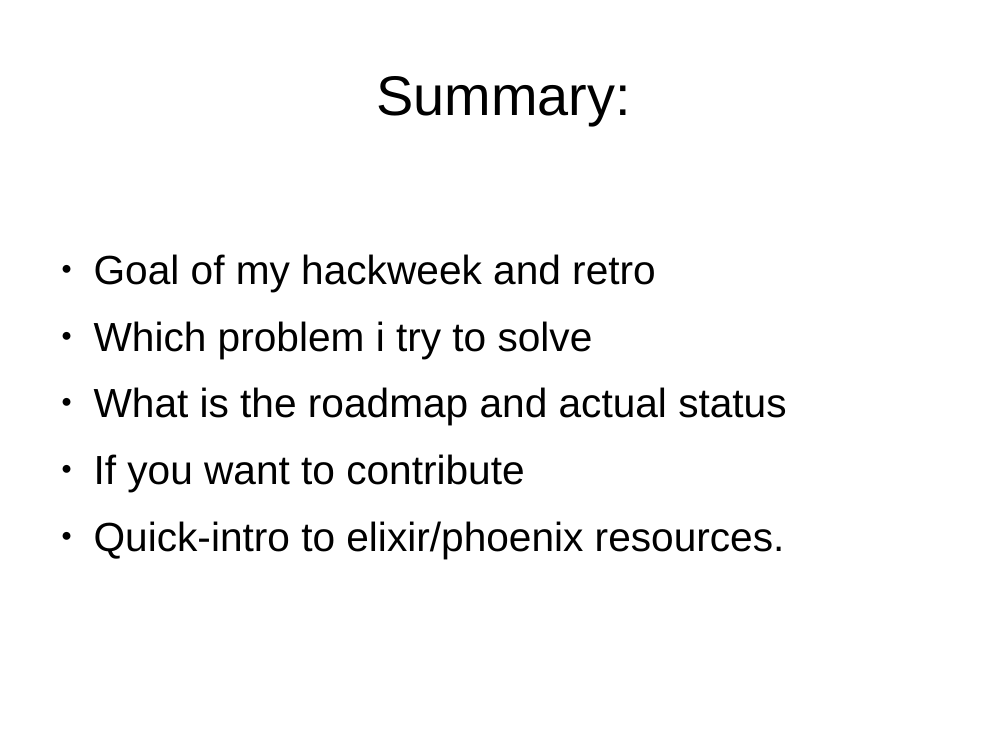
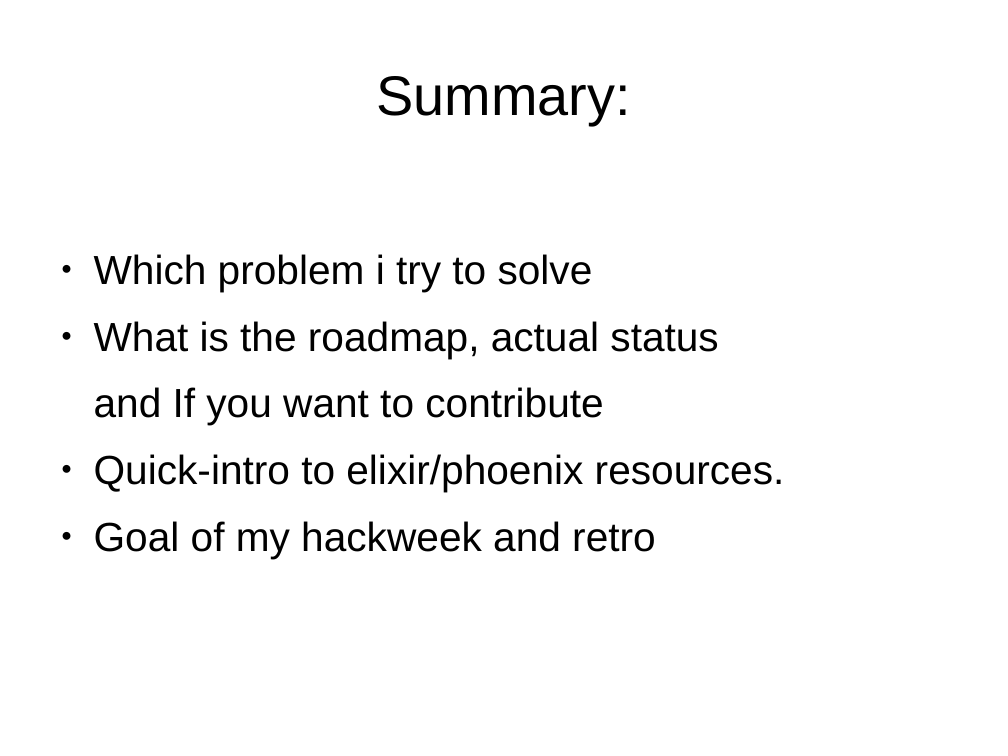
Before and after one commit to MalloZup/presentations, a slide deck: slide 2 of 2018/hackweek/elixir.odp. Drawn at 1008x756 pixels with LibreOffice and Linux fonts; fonts in the diff are those of the drawing. Boxes give left, top, right and bottom in pixels: in the first picture for what was removed or moved away, otherwise in the second. Text is boxed around its words. In the diff, an @@ line names an element or a change of style, - is before the commit and + after.

```diff
--- a/2018/hackweek/elixir.odp
+++ b/2018/hackweek/elixir.odp
@@ text at [94,254,785,492]: paragraphs added @@
+● Which problem i try to solve
+● What is the roadmap, actual status
+and If you want to contribute
+● Quick-intro to elixir/phoenix resources.
@@ text at [94,321,786,559]: paragraphs removed @@
-● Which problem i try to solve
-● What is the roadmap and actual status
-● If you want to contribute
-● Quick-intro to elixir/phoenix resources.
```
Also in this commit, not shown: 3 other slides changed.
